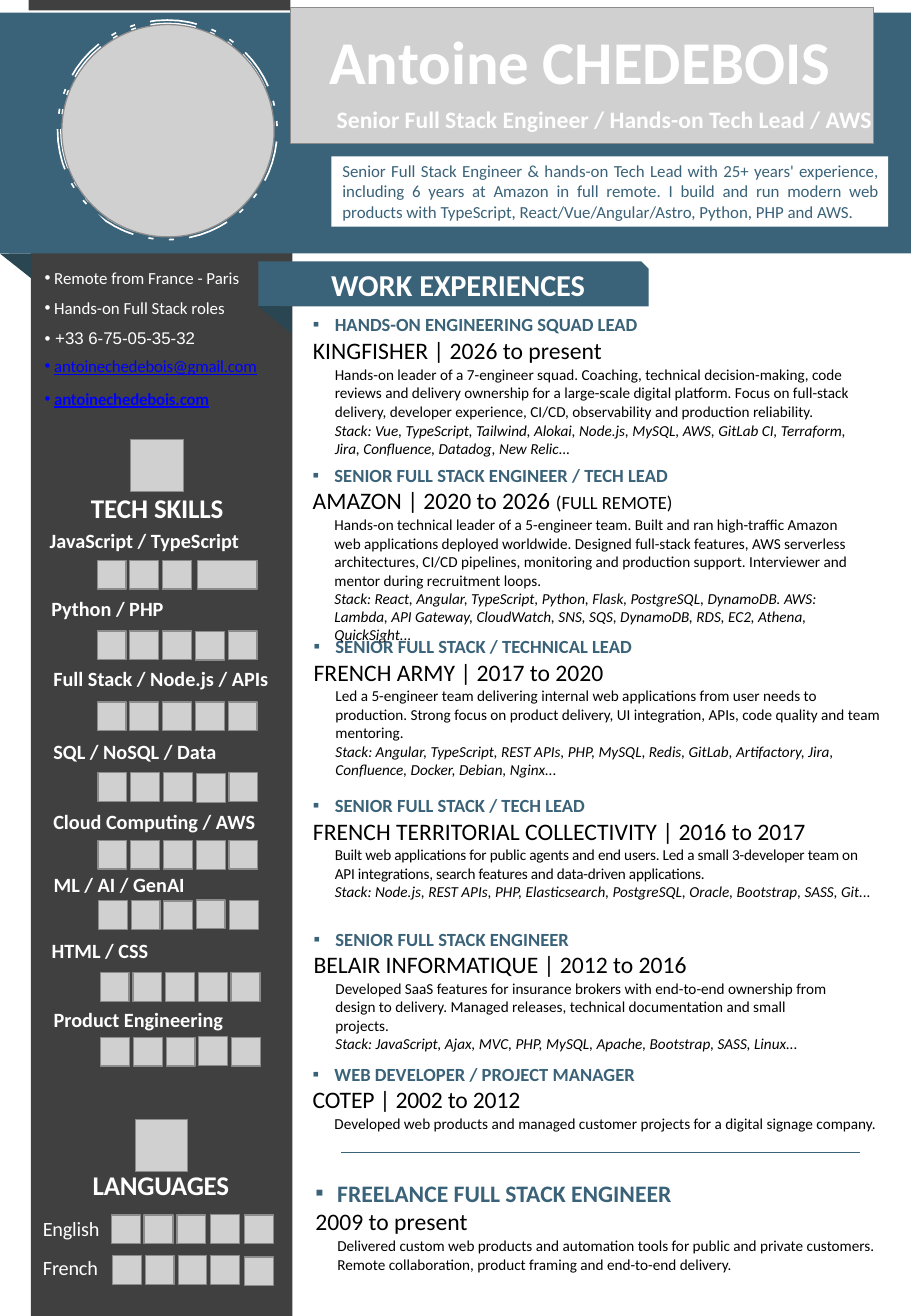
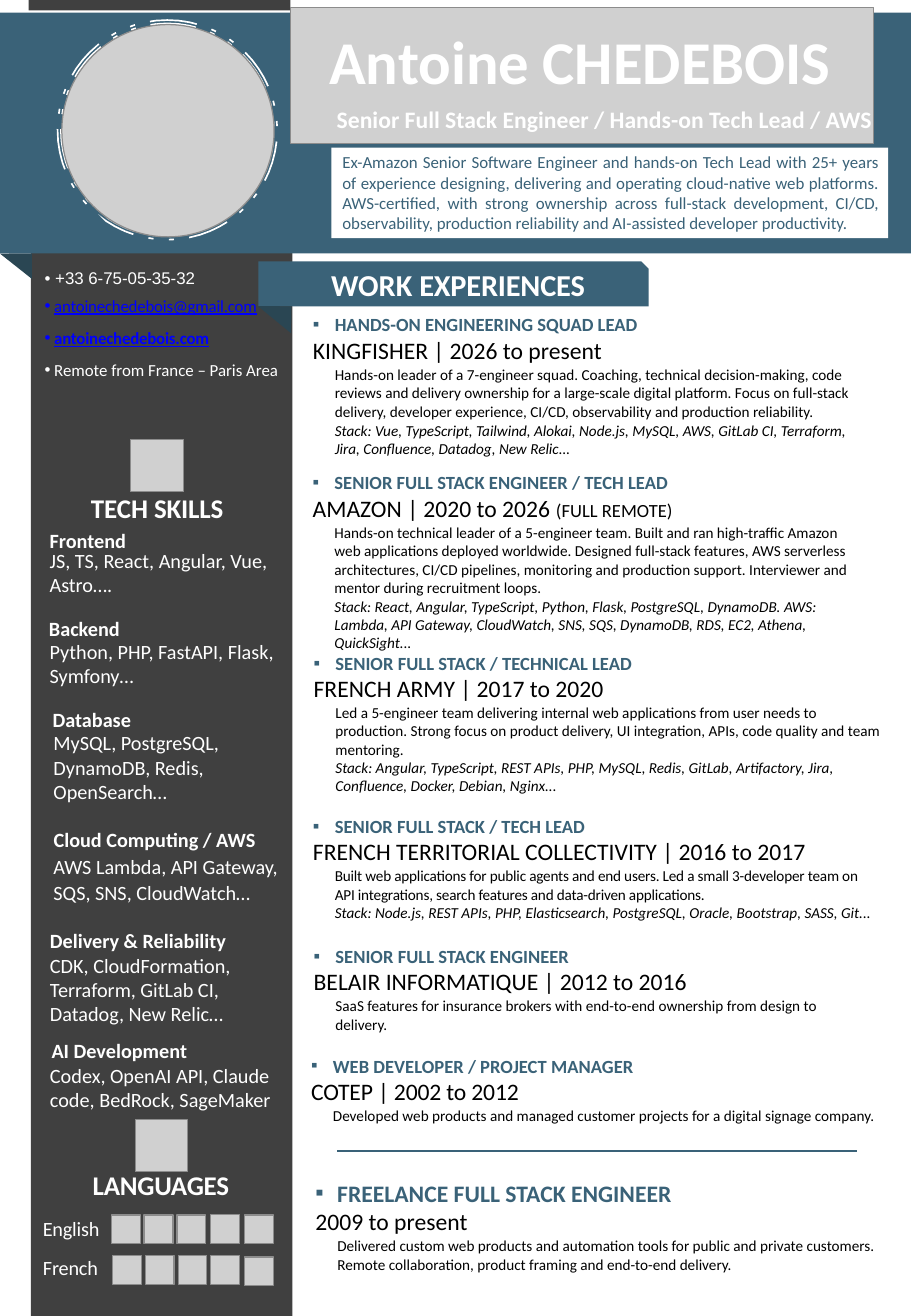
Before and after one commit to AntChed/PersonalWebsite, a slide deck: slide 1 of assets/pdf/CV_Antoine_CHEDEBOIS_GB.pptx. Drawn at 911x1316 pixels with LibreOffice and Linux fonts; fonts in the diff are those of the drawing; grey boxes stand for pictures. Boxes give left, top, right and bottom in pixels: in the first picture for what was removed or moved away, otherwise in the second. Text is boxed around its words. In the diff, an @@ line names an element or a change of style, - is before the commit and + after.

```diff
--- a/assets/pdf/CV_Antoine_CHEDEBOIS_GB.pptx
+++ b/assets/pdf/CV_Antoine_CHEDEBOIS_GB.pptx
@@ rectangle "Ex-Amazon Senior Software Engineer and ..." resized from (x1=332, y1=157, x2=888, y2=227) to (x1=332, y1=148, x2=888, y2=239) @@
@@ text in rectangle at (x1=342, y1=156, x2=879, y2=232): text changed @@
-Senior Full Stack Engineer & hands-on Tech Lead with 25+ years' experience, including 6 years at Amazon in full remote. I build and run modern web products with TypeScript, React/Vue/Angular/Astro, Python, PHP and AWS.
+Ex-Amazon Senior Software Engineer and hands-on Tech Lead with 25+ years of experience designing, delivering and operating cloud-native web platforms. AWS-certified, with strong ownership across full-stack development, CI/CD, observability, production reliability and AI-assisted developer productivity.
@@ text at (x1=54, y1=272, x2=239, y2=314): paragraphs removed @@
-• Remote from France - Paris
-• Hands-on Full Stack roles
@@ text at (x1=54, y1=364, x2=278, y2=376): paragraph added @@
+• Remote from France – Paris Area
@@ text "SENIOR FULL STACK ENGINEER / ..." rewrapped from (x1=313, y1=470, x2=847, y2=625) to (x1=313, y1=477, x2=847, y2=651) @@
@@ text at (x1=50, y1=534, x2=126, y2=548): text changed @@
-JavaScript / TypeScript
+Frontend
@@ text added at (x1=50, y1=554, x2=267, y2=592), 12 pt, text #FFFFFF @@
+JS, TS, React, Angular, Vue, Astro….
@@ group removed at (x1=97, y1=560, x2=256, y2=589): 4 pictures @@
@@ text at (x1=49, y1=622, x2=120, y2=636): text changed @@
-Python / PHP
+Backend
@@ text added at (x1=50, y1=645, x2=274, y2=687), 12 pt, text #FFFFFF @@
+Python, PHP, FastAPI, Flask, Symfony…
@@ group removed at (x1=97, y1=630, x2=258, y2=661): 5 pictures @@
@@ text "SENIOR FULL STACK / TECHNICAL ..." rewrapped from (x1=314, y1=638, x2=880, y2=778) to (x1=314, y1=658, x2=880, y2=794) @@
@@ text at (x1=53, y1=713, x2=131, y2=727): text changed @@
-Full Stack / Node.js / APIs
+Database
@@ group removed at (x1=97, y1=702, x2=258, y2=731): 5 pictures @@
@@ text at (x1=53, y1=737, x2=219, y2=803): text changed; bold off @@
-SQL / NoSQL / Data
+MySQL, PostgreSQL, DynamoDB, Redis, OpenSearch…
@@ picture removed at (x1=197, y1=774, x2=226, y2=803) @@
@@ group removed at (x1=98, y1=773, x2=259, y2=802): 4 pictures @@
@@ text "Cloud Computing / AWS" moved from (x1=53, y1=815, x2=255, y2=833) to (x1=54, y1=833, x2=255, y2=851) @@
@@ text "SENIOR FULL STACK / TECH ..." moved from (x1=313, y1=800, x2=871, y2=900) to (x1=313, y1=821, x2=871, y2=921) @@
@@ text added at (x1=53, y1=860, x2=278, y2=903), 12 pt, text #FFFFFF @@
+AWS Lambda, API Gateway,
+SQS, SNS, CloudWatch…
@@ group removed at (x1=98, y1=841, x2=259, y2=870): 5 pictures @@
@@ picture removed at (x1=164, y1=901, x2=193, y2=930) @@
@@ group removed at (x1=54, y1=878, x2=259, y2=929): 4 pictures, 1 text @@
-ML / AI / GenAI
@@ text added at (x1=50, y1=934, x2=226, y2=951), 12 pt, text #FFFFFF, bold @@
+Delivery & Reliability
@@ text added at (x1=50, y1=959, x2=230, y2=1025), 12 pt, text #FFFFFF @@
+CDK, CloudFormation, Terraform, GitLab CI, Datadog, New Relic…
@@ group removed at (x1=52, y1=944, x2=260, y2=1002): 5 pictures, 1 text @@
-HTML / CSS
@@ text "SENIOR FULL STACK ENGINEER" moved from (x1=314, y1=934, x2=826, y2=1052) to (x1=314, y1=951, x2=817, y2=1033) @@
@@ text at (x1=335, y1=1000, x2=817, y2=1033): text changed @@
-Developed SaaS features for insurance brokers with end-to-end ownership from design to delivery. Managed releases, technical documentation and small projects.
-Stack: JavaScript, Ajax, MVC, PHP, MySQL, Apache, Bootstrap, SASS, Linux...
+SaaS features for insurance brokers with end-to-end ownership from design to delivery.
@@ text at (x1=52, y1=1044, x2=187, y2=1061): text changed @@
-Product Engineering
+AI Development
@@ group removed at (x1=101, y1=1036, x2=261, y2=1066): 5 pictures @@
@@ text added at (x1=50, y1=1069, x2=270, y2=1111), 12 pt, text #FFFFFF @@
+Codex, OpenAI API, Claude code, BedRock, SageMaker
@@ text "WEB DEVELOPER / PROJECT MANAGER" moved from (x1=313, y1=1069, x2=875, y2=1132) to (x1=311, y1=1061, x2=874, y2=1124) @@
@@ freeform shape at (x1=338, y1=1150, x2=858, y2=1156): outline redrawn @@
```
Also in this commit, not shown: 1 other slide changed, 1 other file.
